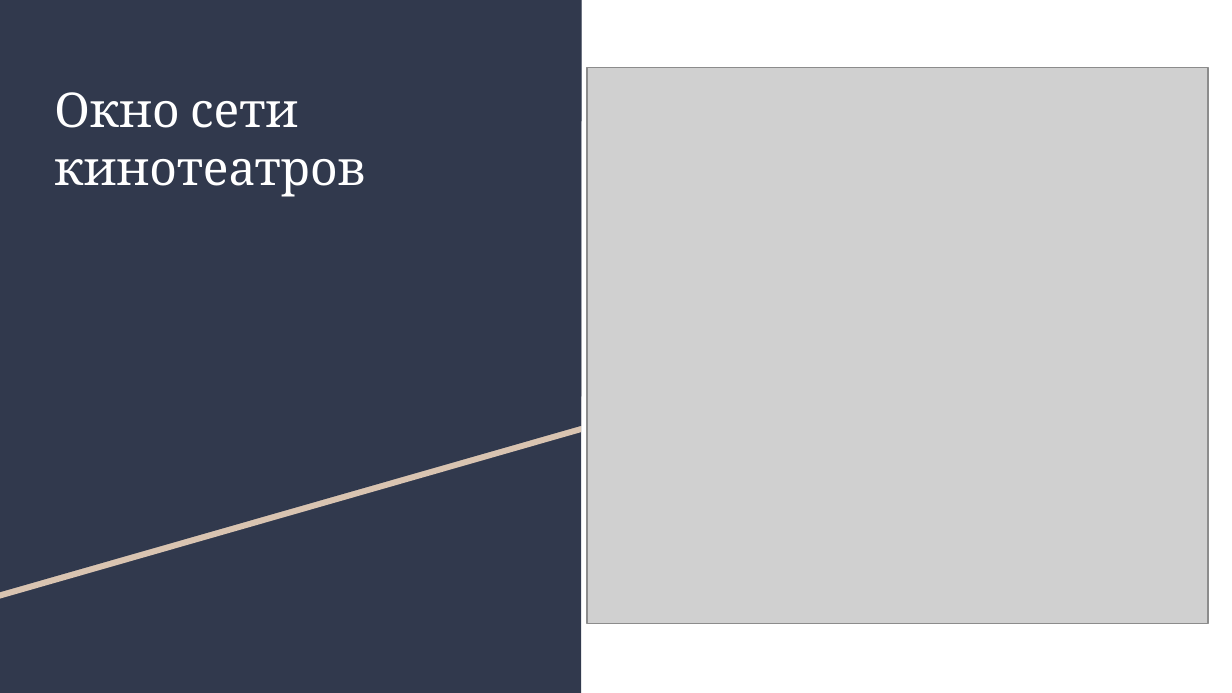
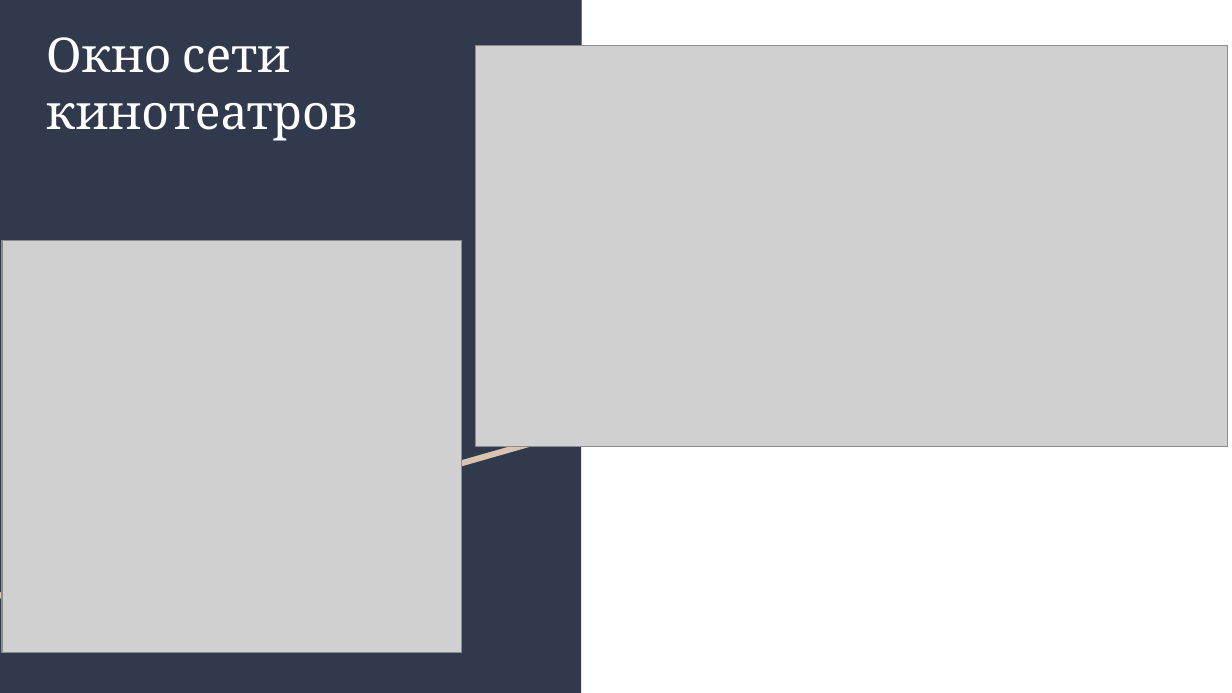
Before and after one commit to AnastasiaPotapova/CinematicServerProject, a slide deck: slide 5 of 6474cee279b33108.pptx. Drawn at 1232x693 pixels with LibreOffice and Linux fonts; fonts in the diff are those of the drawing; grey boxes stand for pictures. Boxes give left, top, right and bottom in pixels: in the first picture for what was removed or moved away, otherwise in the second. Text is boxed around its words. In the diff, an @@ line names an element or a change of style, - is before the commit and + after.

```diff
--- a/6474cee279b33108.pptx
+++ b/6474cee279b33108.pptx
@@ title "Окно сети кинотеатров": place and size @@
-title "Окно сети кинотеатров" at [54,92,366,197]
+title "Окно сети кинотеатров" at [46,37,358,141]
@@ picture added at [476,46,1227,446] @@
@@ picture: place and size @@
-picture at [588,68,1209,625]
+picture at [2,240,462,652]
```
Also in this commit, not shown: 4 other slides changed, 1 slide added, 1 slide removed.
